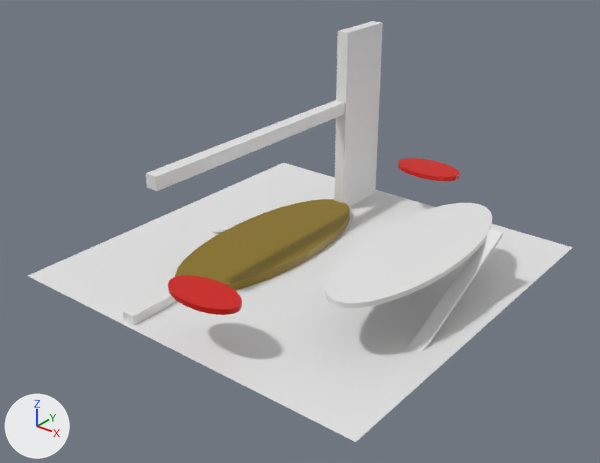
The COLLADA model dae/theater.dae, before and after one commit.
Camera for both pictures: a camera (50 mm lens) standing at (70.1, -89.8, 60.2) and looking at (1.3, -3.9, 7.0). Lighting does not change. The marker at lower left points along +X, +Y and +Z. Where no turn or scale is listed for an object, it has been applied to the vertices.

Names of what the first picture shows: 'Cube', 'Cube_001', 'Cube_002', 'Cube_006', 'balcony', 'floor', 'leftBooth', 'rightBooth', 'stage'.
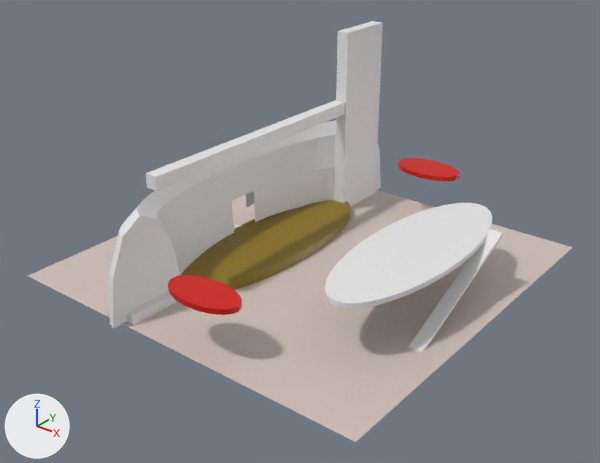
Changed parts and their boxes [x1, y1, x2, y2] in the pictures (600 x 463 px):
'floor', recoloured (white to grey)
    both: [28, 163, 573, 442]
'Torus_002', added
    after: [109, 120, 381, 329]
'stage', rescaled
    before: [175, 199, 350, 291]
    after: [180, 200, 351, 290]

The edits, one by one:
Material 'Material_003' (mat_material_003) is new.
Its base color is (0.64, 0.537, 0.487) (light grey #d1c2b9).
Its roughness is 0.44.
me_plane has 4 vertices, 2 faces and spans x -30.0..30.0, y -30.0..30.0, z 0.0.
me_plane now uses material mat_material_003 (light grey #d1c2b9).
Mesh me_torus_002 is new.
It has 186 vertices, 312 faces and spans x -8.6..0.1, y -31.8..31.8, z -0.2..14.7.
Object 'stage' (ob_stage) is rescaled from (7.65, 19.2, 1.0) to (7.0, 20.0, 1.0).
Object 'Torus_002' (ob_torus_002) is new; it shows me_torus_002.
Its location is (-8.0, 0.0, 0.0).
